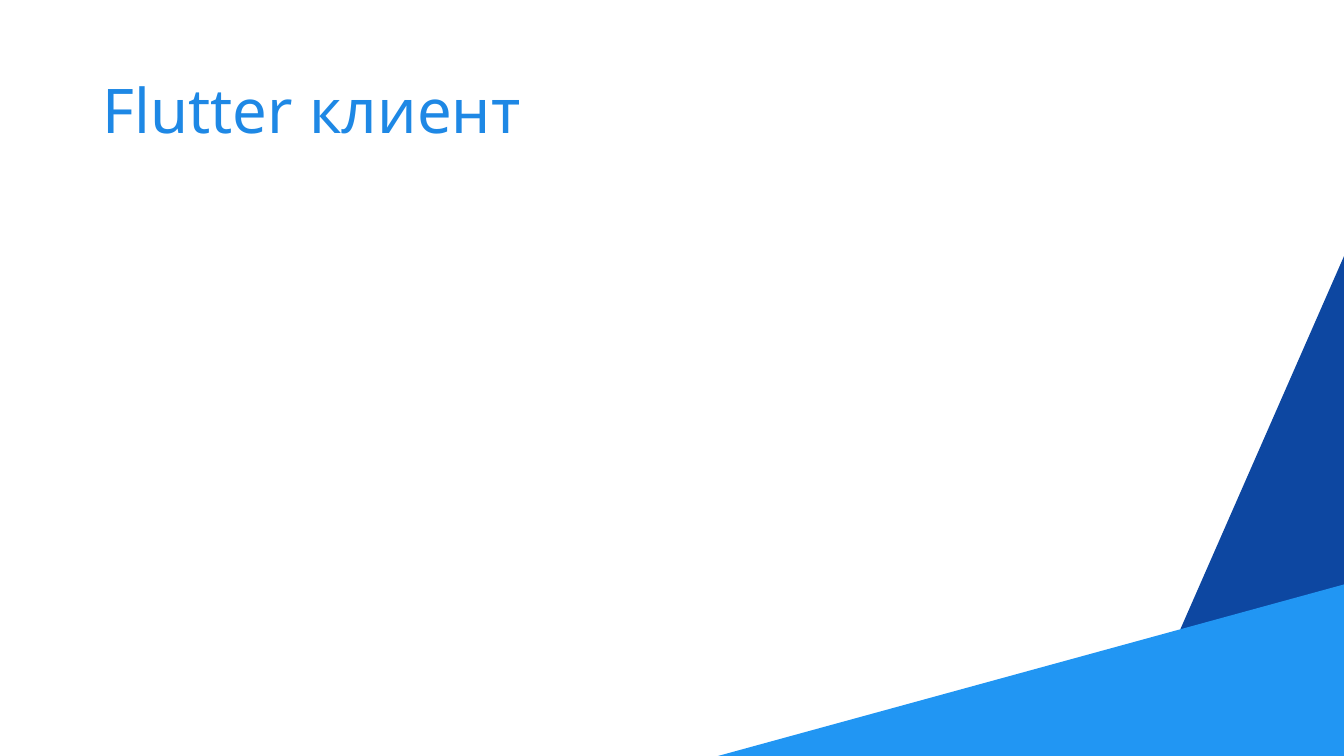
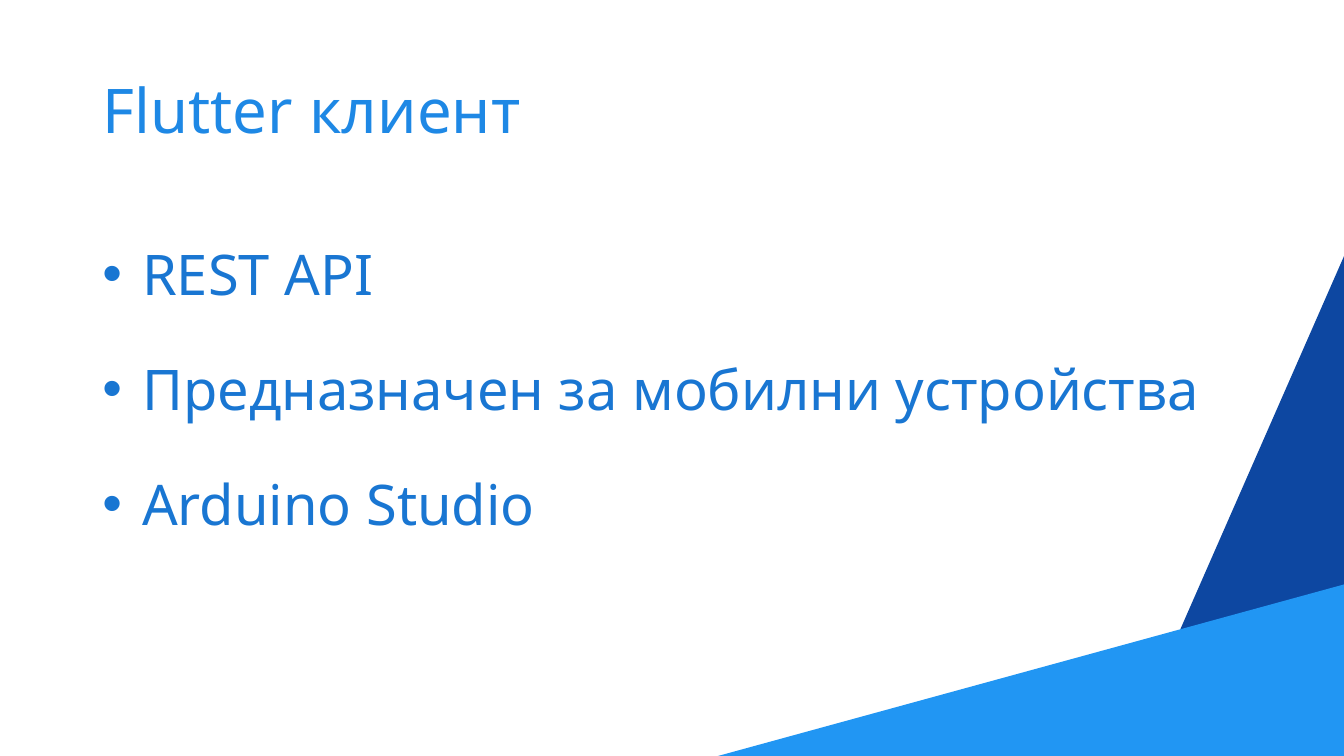
Before and after one commit to NikolaTotev/LoRa_Sensor_Network, a slide deck: slide 11 of Documentation/LoRa_Sensor_Network_Presentation.pptx (slide 10 before the commit). Drawn at 1344x756 pixels with LibreOffice and Linux fonts; fonts in the diff are those of the drawing. Boxes give left, top, right and bottom in pixels: in the first picture for what was removed or moved away, otherwise in the second. Text is boxed around its words. In the diff, an @@ line names an element or a change of style, - is before the commit and + after.

```diff
--- a/Documentation/LoRa_Sensor_Network_Presentation.pptx
+++ b/Documentation/LoRa_Sensor_Network_Presentation.pptx
@@ text added at (142, 254, 1199, 526), 40 pt, text #1976D2 @@
+• REST API
+• Предназначен за мобилни устройства
+• Arduino Studio
```
Also in this commit, not shown: 6 other slides changed, 4 slides added, 3 slides removed.
